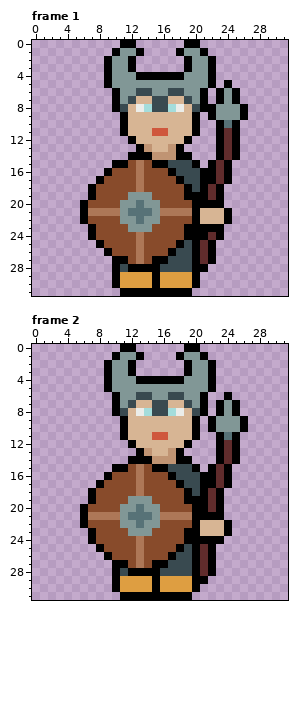
Pixel-art file -- ProjectAssets/Character/Aseprite/Valkyrie/Valkyrie_Idle.aseprite. The picture above was drawn from the file before the commit.
32x32 pixels, 2 frames. Shown: frame 1, frame 2.
After the commit:
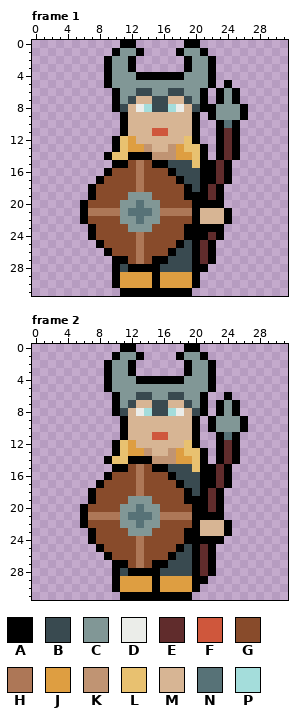
Palette (. is transparent): A #000000  B #394a50  C #819796  D #ebede9  E #602c2c  F #cf573c  G #884b2b  H #ad7757  J #de9e41  K #c09473  L #e8c170  M #d7b594  N #577277  P #a4dddb
The edit:
--- frame 1
@@ x 7..23 @@
 11 ....AMMMFFMMMA..A
-12 .....AMMMMMMA...A
-13 ......AKMMKA....A
-14 .....AAAKKKAA...A
-15 ...AAGHGAABBBA.AE
+12 ...ALJMMMMMMLA..A
+13 ...ALJJKMMKJLLA.A
+14 ..ALLAAAKKKJJLA.A
+15 ...AAGHGAABBBLAAE
 16 ..AGGGHGGGABBBAAE
--- frame 2: the same change as frame 1
Where, in picture pixels (left, top, right, bottom), the same in both pictures:
changed: (104, 136, 144, 160)
changed: (176, 136, 208, 168)
changed: (104, 440, 144, 464)
changed: (176, 440, 208, 472)
